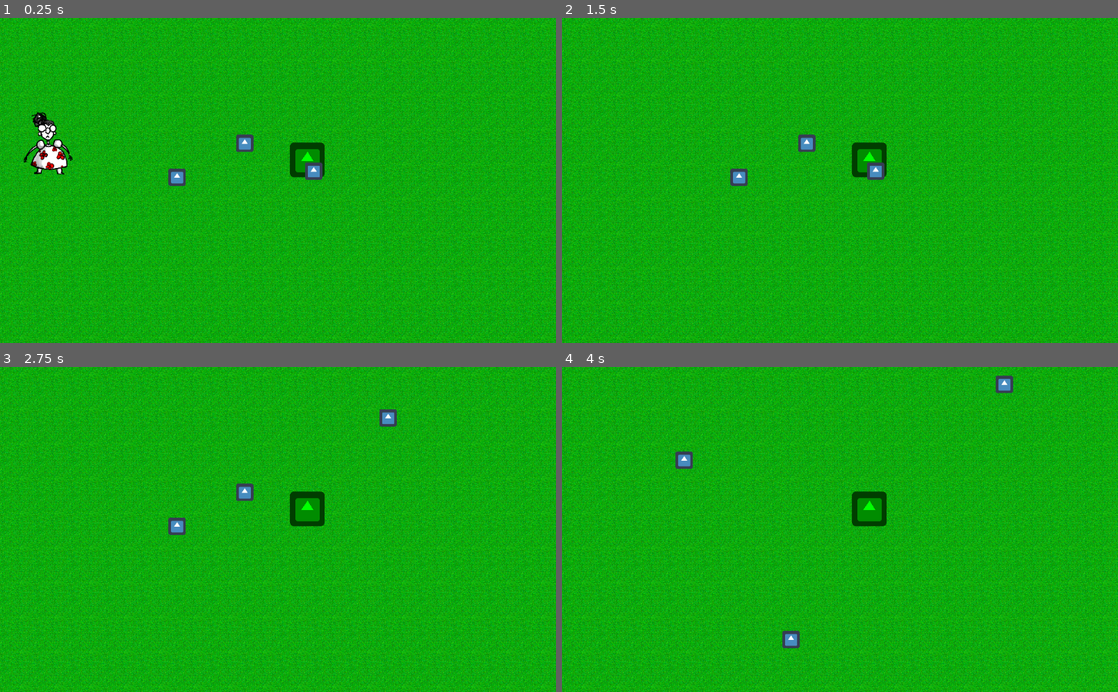
Above: before the commit, frames 1-4 (two rows, left to right).
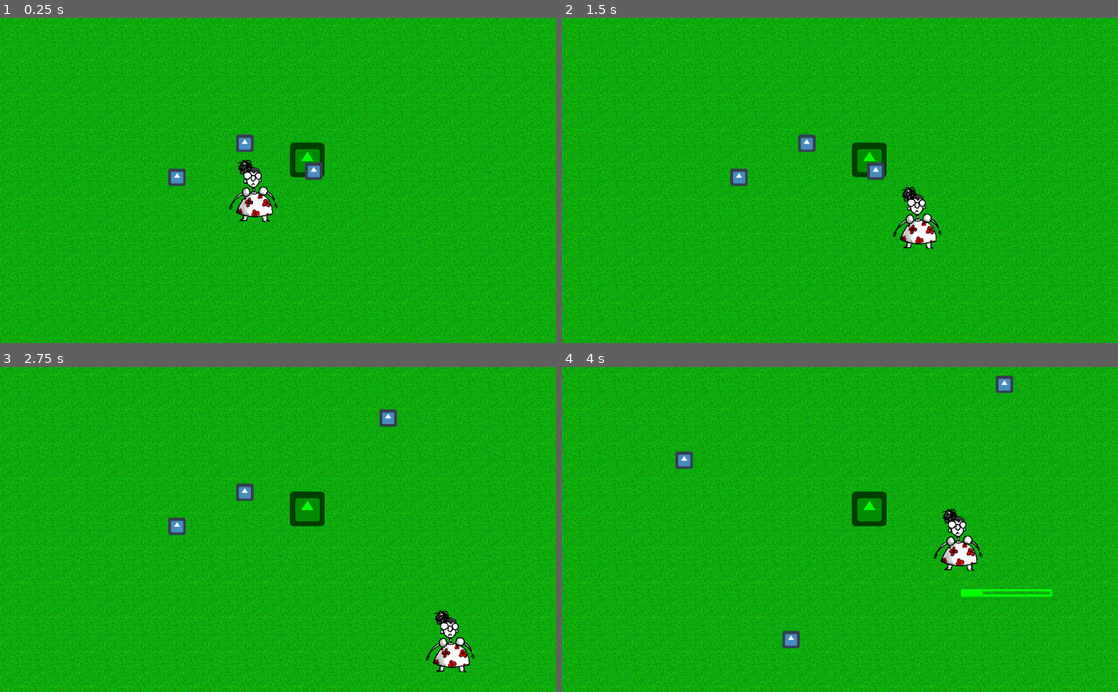
Above: after the commit, the same moments.

Repository: HedgeLizards/GGJ22
Game: Godot game, scene res://scenes/Main.tscn
Two runs of this game, one before a commit and one after it. Both use one fixed random seed, a clock stepped at 60 frames per second and the inputs below. The engine's default icon, where the game draws it, is replaced by a stand-in: a white triangle on a blue panel in a dark square.
Inputs (mouse positions are in pixels of both pictures, inside the frame that each line leads up to):
- Up to frame 1 (0.25 s): no input
- Up to frame 2 (1.5 s): move the mouse to (867, 161) at 0.52 s; press the mouse at (867, 161) at 0.53 s; hold D (right) 0.53-1.28 s; move the mouse to (728, 196) at 1.27 s; release the mouse at (728, 196) at 1.28 s; hold S (down) from 1.28 s (still down); click (728, 196) at 1.35 s
- Up to frame 3 (2.75 s): move the mouse to (333, 458) at 2.02 s; release S (down) at 2.03 s; press the mouse at (333, 458) at 2.03 s; hold D (right) from 2.03 s (still down)
- Up to frame 4 (4 s): move the mouse to (812, 594) at 2.77 s; release D (right) at 2.78 s; release the mouse at (812, 594) at 2.78 s; hold W (up) 2.78-3.53 s; click (812, 594) at 2.85 s; move the mouse to (1006, 578) at 3.52 s; press the mouse at (1006, 578) at 3.53 s; hold A (left) from 3.53 s (still down)

The runs differ from the first frame. In frame 1, 1.6% of the frame differs, in the area x 4-50%, y 28-63%; in frame 2, 0.8%; in frame 3, 0.8%; in frame 4, 1.1%.

Commit message:
prevent extreme dash

Diff:
--- a/scenes/Main.tscn
+++ b/scenes/Main.tscn
@@ -45,9 +45,6 @@
 
 [node name="Plant" parent="." instance=ExtResource( 6 )]
 position = Vector2( 566, 262 )
-
-[node name="Player" parent="." instance=ExtResource( 3 )]
-position = Vector2( 467, 319 )
 
 [node name="Tooltip" type="Label" parent="."]
 visible = false
